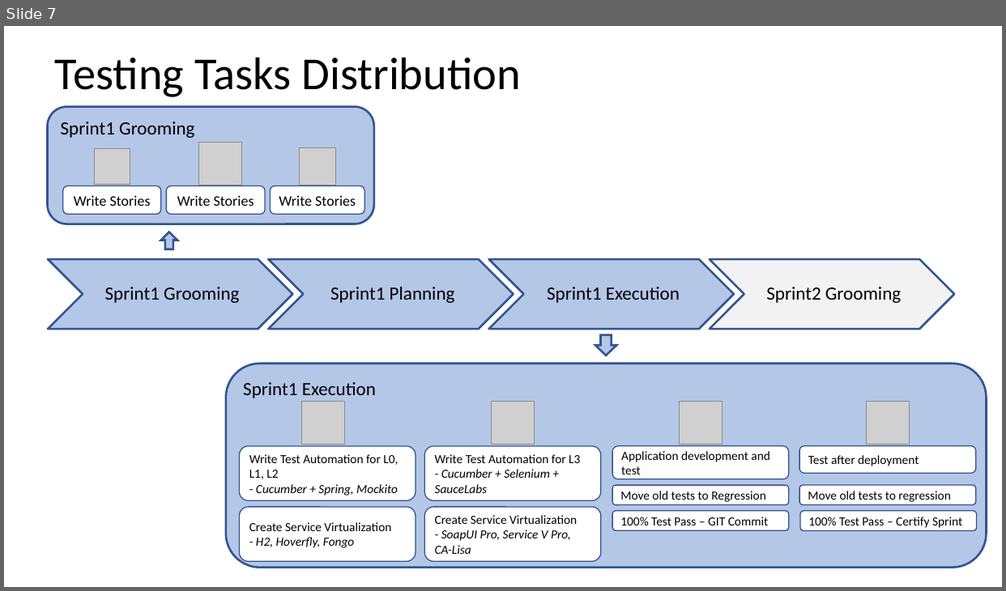
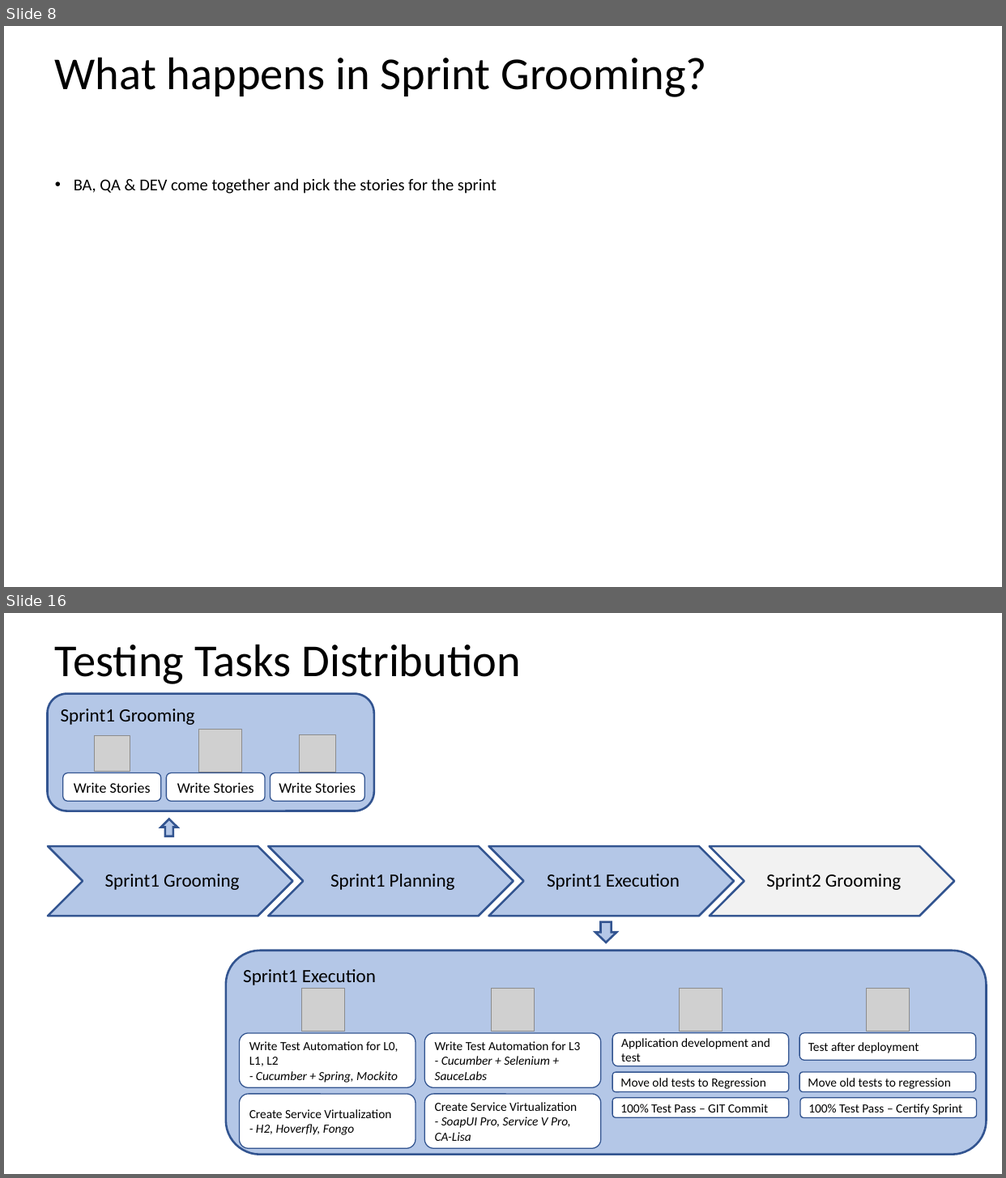
Before and after one commit to ravikalla/artifacts, a slide deck: MissionZeroDefect.pptx. Shown one above the other, each under a label of ours: slide 7 before the commit, slides 8 and 16 after it; the slides between them are not shown. The pictures are 1006x591 and 1006x1178 pixels, drawn with LibreOffice and Linux fonts; fonts in the diff are those of the drawing; grey boxes stand for pictures. Boxes give left, top, right and bottom in pixels: in the first picture for what was removed or moved away, otherwise in the second. Text is boxed around its words. In the diff, an @@ line names an element or a change of style, - is before the commit and + after.

Commit message:
Detailed sprint level tasks:

```diff
--- a/MissionZeroDefect.pptx
+++ b/MissionZeroDefect.pptx
@@ slide 8 added at (4, 26, 1002, 587), background #FFFFFF @@
@@ title added at (55, 57, 707, 97), 44 pt, text #000000 @@
+What happens in Sprint Grooming?
@@ text added at (74, 178, 496, 194), 16 pt, text #000000 @@
+• BA, QA & DEV come together and pick the stories for the sprint
@@ what was slide 7 is now slide 16 @@
```
Also in this commit, not shown: 8 other slides added.
